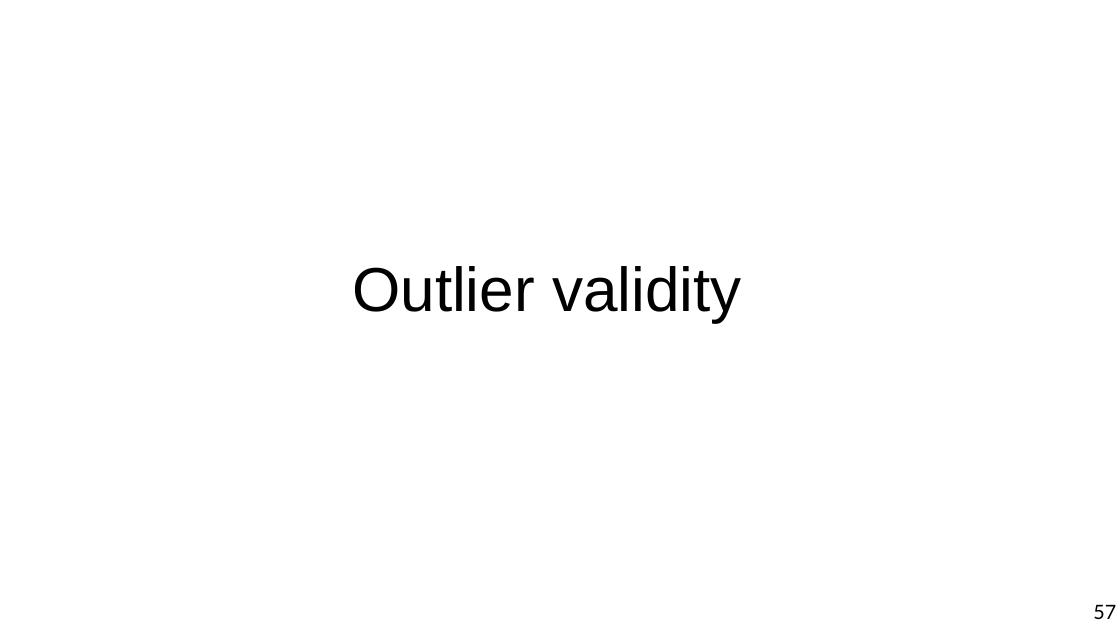
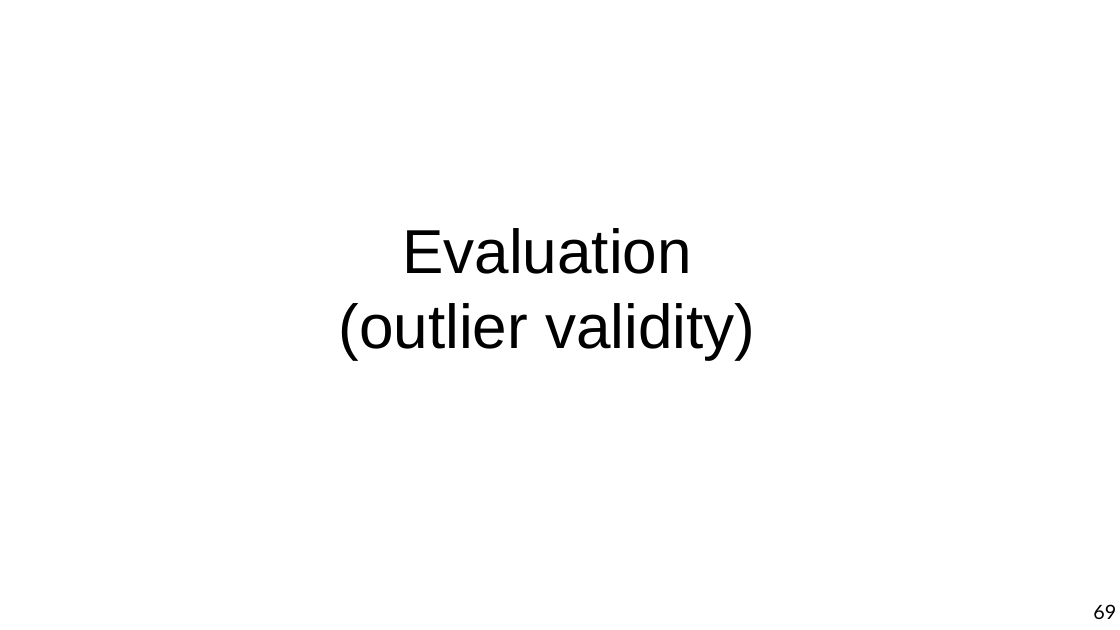
Before and after one commit to marco-calautti/data-mining-course, a slide deck: slide 69 of theory/tt09_outlier_detection.odp (slide 57 before the commit). Drawn at 1120x630 pixels with LibreOffice and Linux fonts; fonts in the diff are those of the drawing. Boxes give left, top, right and bottom in pixels: in the first picture for what was removed or moved away, otherwise in the second. Text is boxed around its words. In the diff, an @@ line names an element or a change of style, - is before the commit and + after.

```diff
--- a/theory/tt09_outlier_detection.odp
+++ b/theory/tt09_outlier_detection.odp
@@ title at (x1=338, y1=228, x2=755, y2=359): text changed @@
-Outlier validity
+Evaluation
+(outlier validity)
@@ page number at (x1=1093, y1=604, x2=1116, y2=619): text changed @@
-57
+69
```
Also in this commit, not shown: 26 other slides changed, 14 slides added, 2 slides removed.
